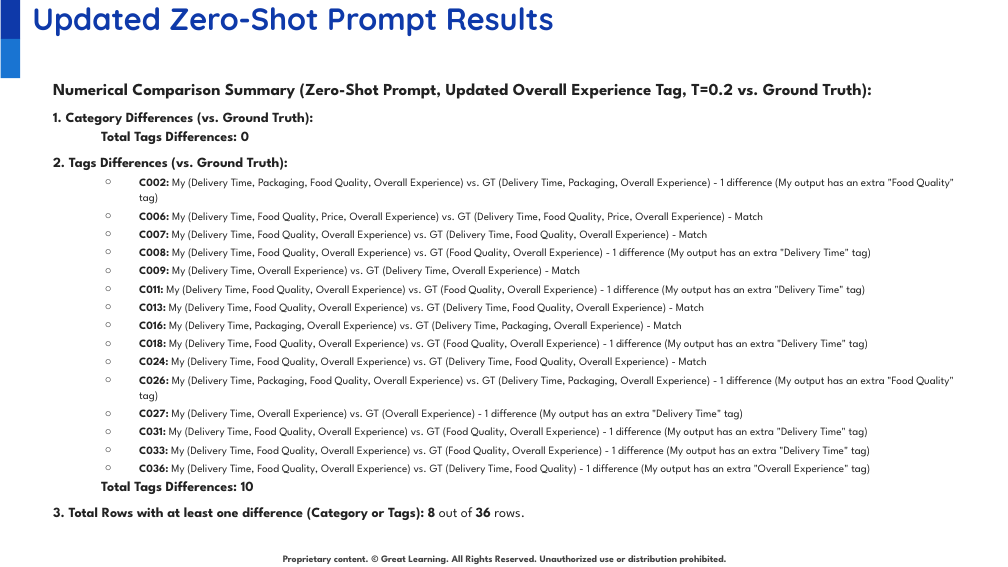
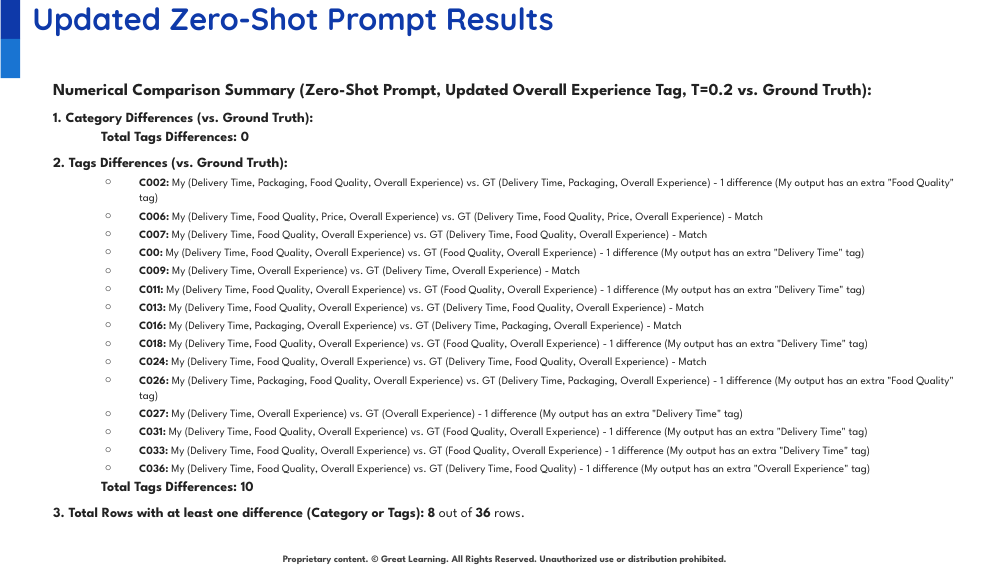
Before and after one commit to juanbucz/GreatLearning-TermProjects, a slide deck: slide 24 of GenAI-Powered Food Delivery Sentiment Analysis/Project Presentation - Business Applications of GenAI - John Buczkowski.pptx. Drawn at 1008x567 pixels with LibreOffice and Linux fonts; fonts in the diff are those of the drawing; background and template pictures are left out. Boxes give left, top, right and bottom in pixels: in the first picture for what was removed or moved away, otherwise in the second. Text is boxed around its words. In the diff, an @@ line names an element or a change of style, - is before the commit and + after.

Commit message:
GenAI - Food Delivery Sentiment Analysis - Zero-Shot and Few Shot Chain of Thought models

```diff
--- a/GenAI-Powered Food Delivery Sentiment Analysis/Project Presentation - Business Applications of GenAI - John Buczkowski.pptx
+++ b/GenAI-Powered Food Delivery Sentiment Analysis/Project Presentation - Business Applications of GenAI - John Buczkowski.pptx
@@ text at (139,248,865,259): text changed @@
-  ○ C008: My (Delivery Time, Food Quality, Overall Experience) vs. GT (Food Quality, Overall Experience) - 1 difference (My output has an extra "Delivery Time" tag)
+  ○ C00: My (Delivery Time, Food Quality, Overall Experience) vs. GT (Food Quality, Overall Experience) - 1 difference (My output has an extra "Delivery Time" tag)
```
Also in this commit, not shown: 5 other slides changed, 13 slides added, 4 other files.
